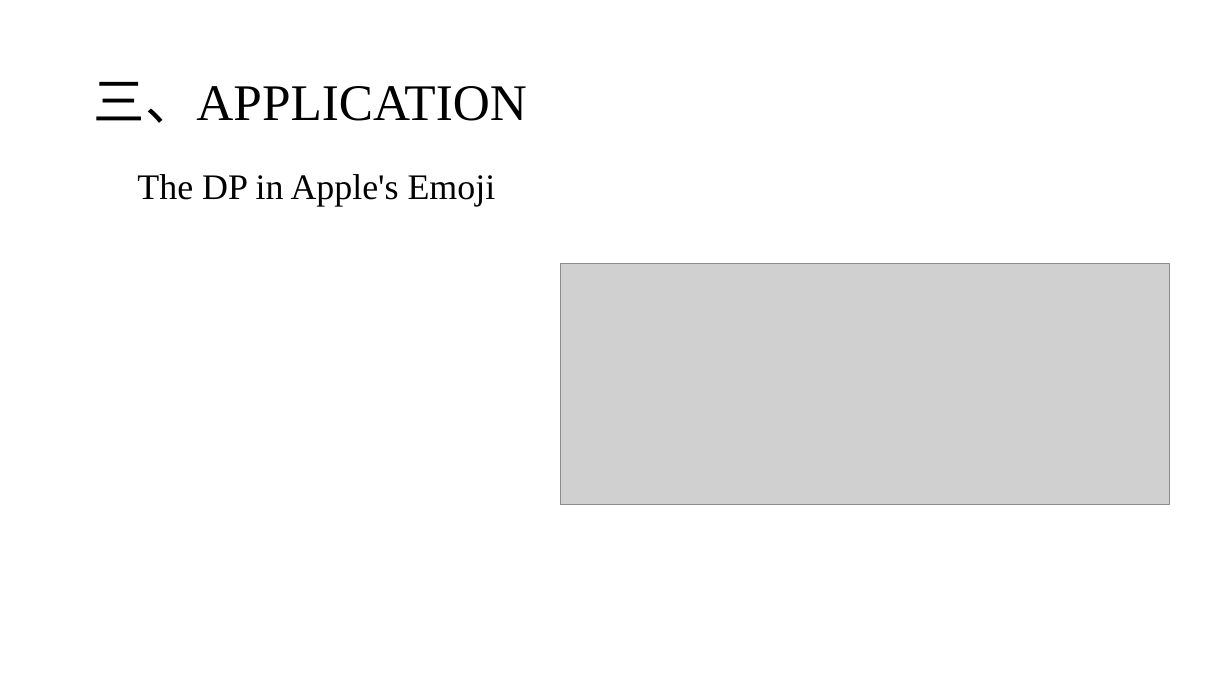
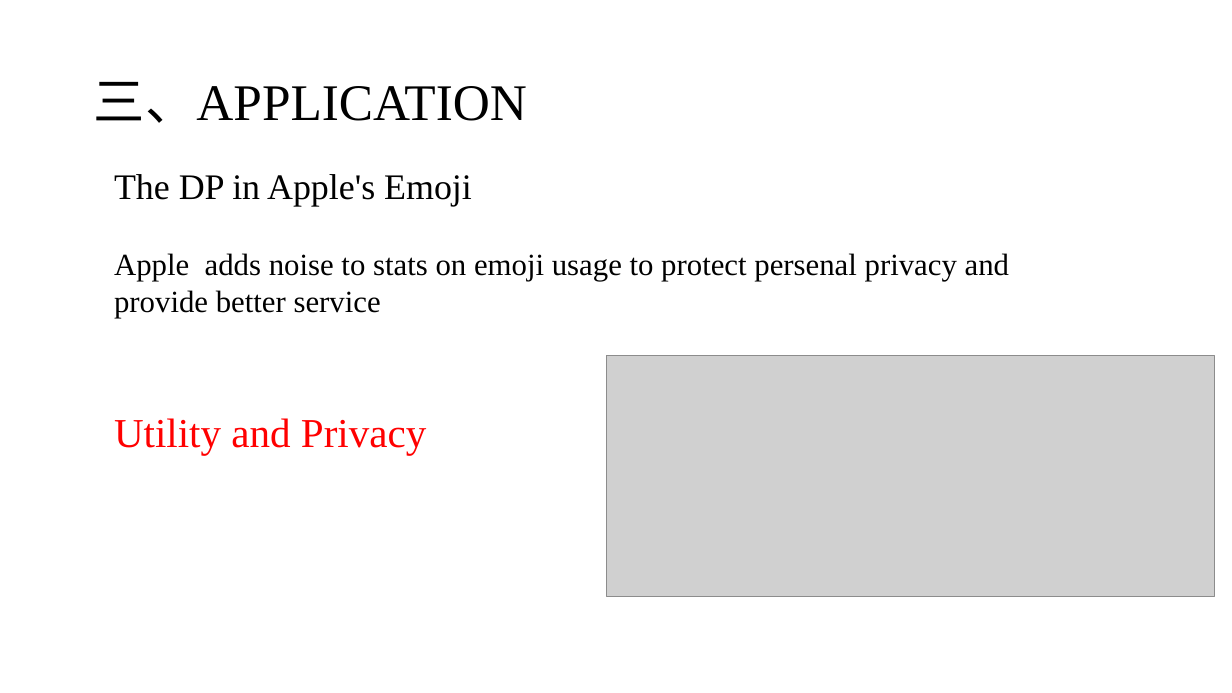
Before and after one commit to CharlesKinx/english-oral-test, a slide deck: slide 7 of 英语论文.pptx. Drawn at 1232x693 pixels with LibreOffice and Linux fonts; fonts in the diff are those of the drawing; grey boxes stand for pictures. Boxes give left, top, right and bottom in pixels: in the first picture for what was removed or moved away, otherwise in the second. Text is boxed around its words. In the diff, an @@ line names an element or a change of style, - is before the commit and + after.

```diff
--- a/英语论文.pptx
+++ b/英语论文.pptx
@@ text "The DP in Apple's Emoji": place and size @@
-text "The DP in Apple's Emoji" at [137,174,496,207]
+text "The DP in Apple's Emoji" at [114,174,472,207]
@@ text added at [114,253,1009,318], 24 pt, text #000000 @@
+Apple adds noise to stats on emoji usage to protect persenal privacy and provide better service
@@ picture: place and size @@
-picture at [561,263,1169,505]
+picture at [606,356,1214,597]
@@ text added at [114,418,426,455], 32 pt, text #FF0000 @@
+Utility and Privacy
```
Also in this commit, not shown: 2 other slides changed, 1 other file.
